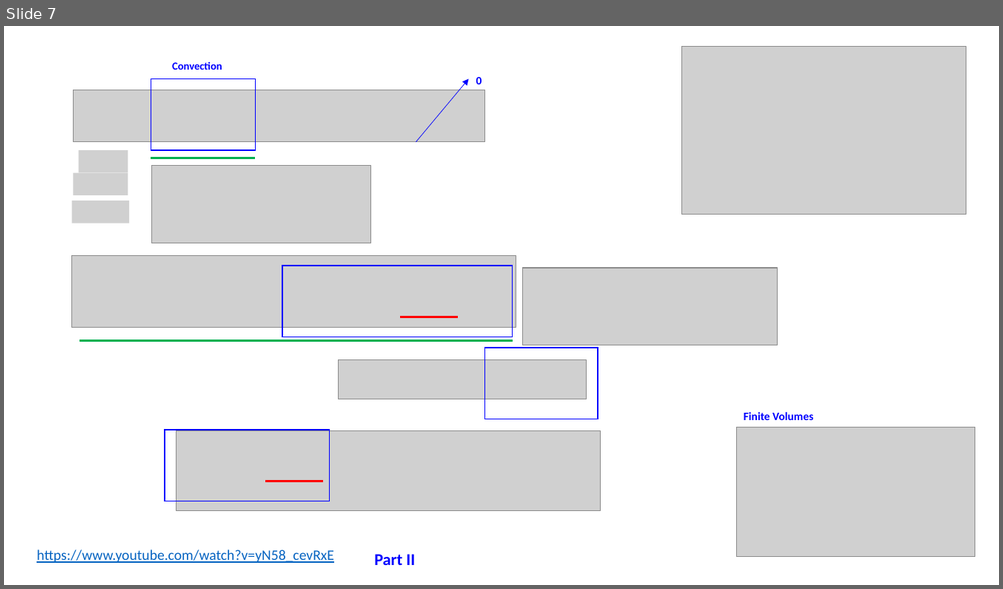
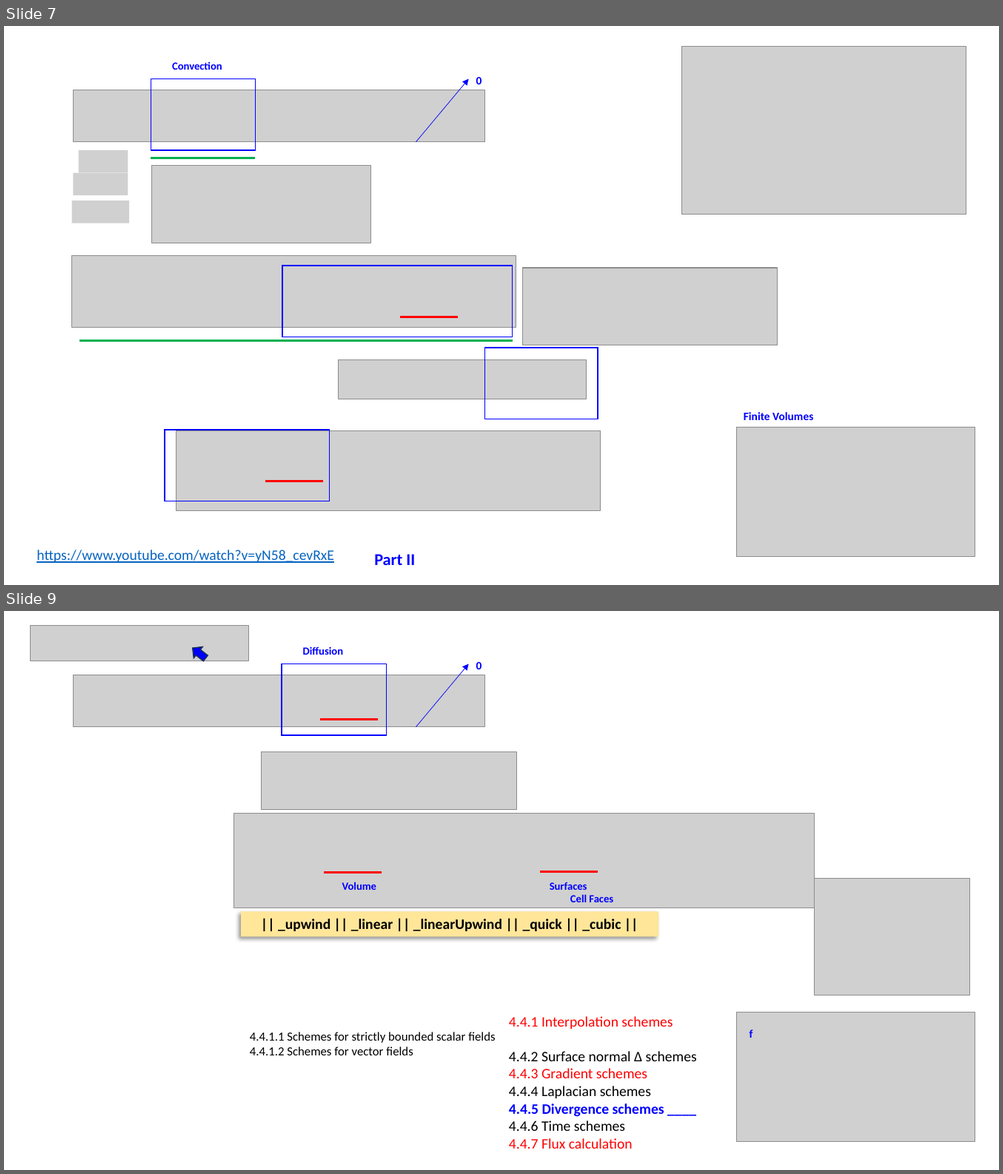
Before and after one commit to grossiRM/CFD_ON, a slide deck: 04_OpenFoam/openFoam_beta.pptx. Shown one above the other, each under a label of ours: slide 7 before the commit, slides 7 and 9 after it; the slides between them are not shown. The pictures are 1003x589 and 1003x1174 pixels, drawn with LibreOffice and Linux fonts; fonts in the diff are those of the drawing; grey boxes stand for pictures. Boxes give left, top, right and bottom in pixels: in the first picture for what was removed or moved away, otherwise in the second. Text is boxed around its words. In the diff, an @@ line names an element or a change of style, - is before the commit and + after.

```diff
--- a/04_OpenFoam/openFoam_beta.pptx
+++ b/04_OpenFoam/openFoam_beta.pptx
@@ slide 9 added at (x1=4, y1=611, x2=999, y2=1170), background #FFFFFF @@
@@ picture added at (x1=31, y1=625, x2=249, y2=661) @@
@@ down arrow added at (x1=188, y1=642, x2=210, y2=664), fill #0000FF, outline #1E3256 1 pt @@
@@ text added at (x1=303, y1=647, x2=344, y2=655), 10.5 pt, text #0000FF, bold @@
+Diffusion
@@ picture added at (x1=74, y1=675, x2=485, y2=727) @@
@@ rectangle added at (x1=282, y1=664, x2=386, y2=735), outline #0000FF 1 pt @@
@@ arrow added from (416, 727) to (469, 664), #0000FF 0.5 pt @@
@@ text added at (x1=476, y1=662, x2=482, y2=669), 11 pt, text #0000FF, bold @@
+0
@@ line added from (320, 719) to (378, 719), #FF0000 2.25 pt @@
@@ picture added at (x1=262, y1=752, x2=518, y2=809) @@
@@ group added at (x1=235, y1=813, x2=814, y2=908): 3 texts, 2 lines, 1 picture @@
+Volume
+Surfaces
+Cell Faces
@@ picture added at (x1=814, y1=878, x2=970, y2=995) @@
@@ rectangle added at (x1=242, y1=911, x2=659, y2=937), fill #FFE699, 14 pt, text #000000, bold @@
+|| _upwind || _linear || _linearUpwind || _quick || _cubic ||
@@ text added at (x1=250, y1=1032, x2=495, y2=1056), 12 pt, text #000000 @@
+4.4.1.1 Schemes for strictly bounded scalar fields
+4.4.1.2 Schemes for vector fields
@@ text added at (x1=509, y1=1017, x2=697, y2=1149), 14 pt, text #FF0000 @@
+4.4.1 Interpolation schemes
+4.4.2 Surface normal ∆ schemes
+4.4.3 Gradient schemes
+4.4.4 Laplacian schemes
+4.4.5 Divergence schemes ____
+4.4.6 Time schemes
+4.4.7 Flux calculation
@@ picture added at (x1=736, y1=1012, x2=975, y2=1142) @@
@@ text added at (x1=749, y1=1030, x2=753, y2=1038), 11 pt, text #0000FF, bold @@
+f
```
Also in this commit, not shown: 4 slides changed, 1 other slide added, 20 other files.
